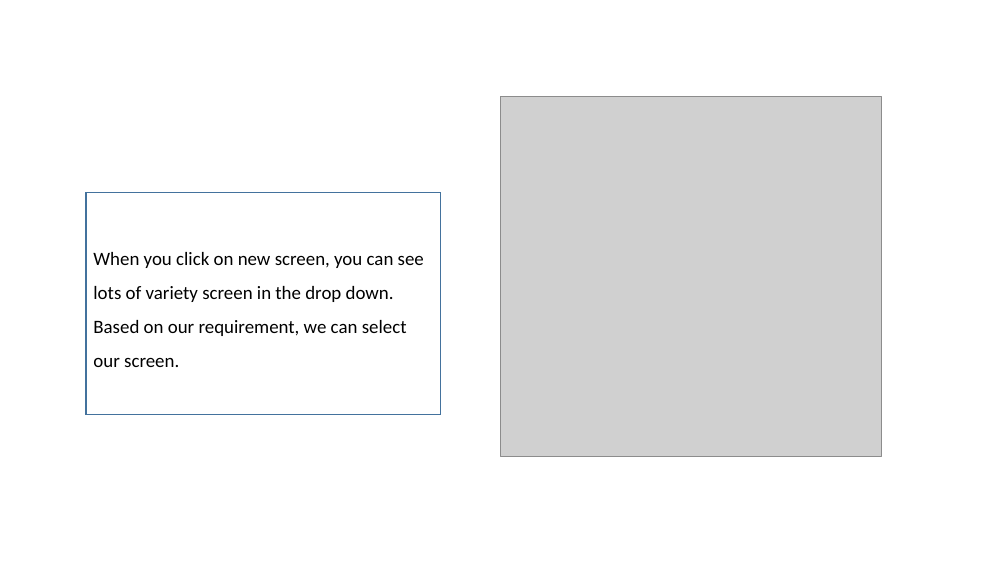
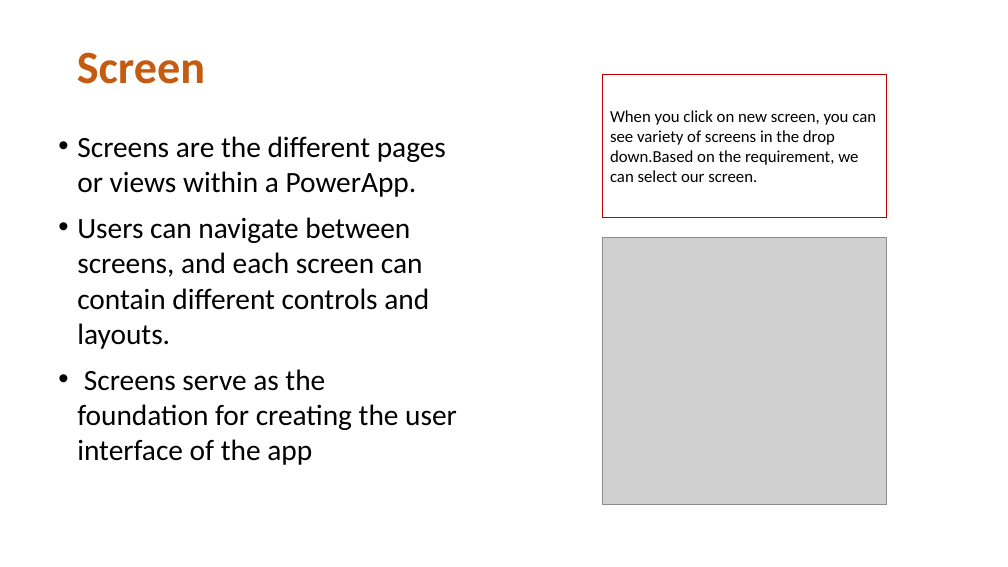
Before and after one commit to raagaraam/PowerApps, a slide deck: slide 32 of POWER APPS.pptx (slide 17 before the commit). Drawn at 1008x567 pixels with LibreOffice and Linux fonts; fonts in the diff are those of the drawing; grey boxes stand for pictures. Boxes give left, top, right and bottom in pixels: in the first picture for what was removed or moved away, otherwise in the second. Text is boxed around its words. In the diff, an @@ line names an element or a change of style, - is before the commit and + after.

```diff
--- a/POWER APPS.pptx
+++ b/POWER APPS.pptx
@@ title added at <box>77,52,205,84</box>, 44 pt, text #C55A11, bold @@
+Screen
@@ rectangle "When you click on new ...": place and size @@
-rectangle "When you click on new ..." at <box>86,193,441,414</box>
+rectangle "When you click on new ..." at <box>603,74,886,217</box>
@@ rectangle "When you click on new ..." at <box>603,74,886,217</box>: outline #43739E 1 pt to #C00000 1 pt @@
@@ text in rectangle at <box>610,110,876,182</box>: text changed; size 18 to 16 pt @@
-When you click on new screen, you can see lots of variety screen in the drop down.
-Based on our requirement, we can select our screen.
+When you click on new screen, you can see variety of screens in the drop down.Based on the requirement, we can select our screen.
@@ text added at <box>77,136,457,465</box>, 28 pt, text #000000 @@
+• Screens are the different pages or views within a PowerApp.
+• Users can navigate between screens, and each screen can contain different controls and layouts.
+• Screens serve as the foundation for creating the user interface of the app
@@ picture: place and size @@
-picture at <box>501,97,882,457</box>
+picture at <box>603,237,886,505</box>
```
Also in this commit, not shown: 10 other slides changed, 59 slides added, 6 slides removed.
